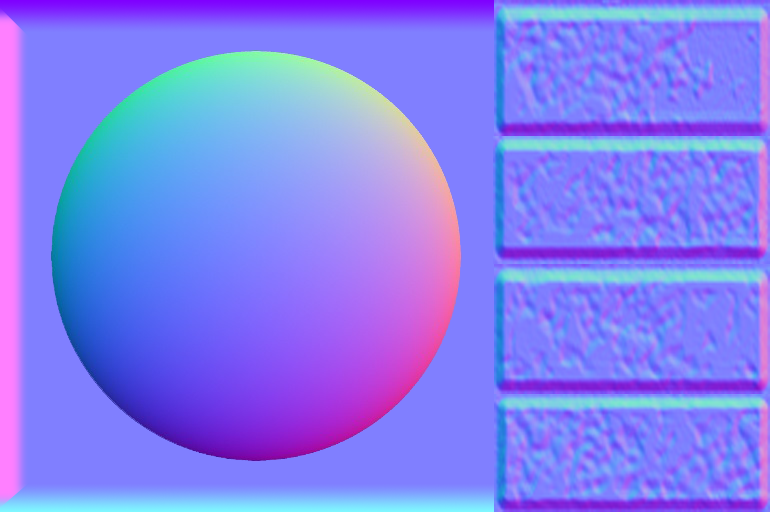
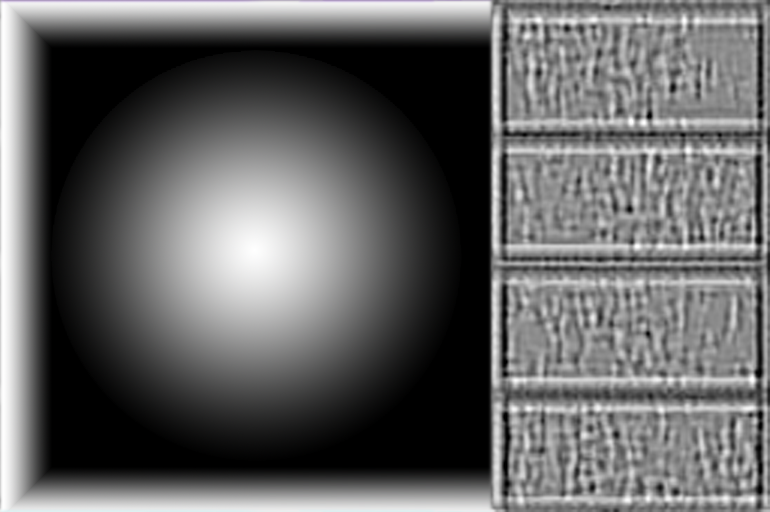
Two versions of the same layered image (770 x 512). Layer-by-layer changes:
added layer "Layer 12" above "Layer 9" over left=0, top=0, right=770, bottom=512
added layer "Layer 9" above "Layer 10" over left=50, top=50, right=462, bottom=462
added layer "Layer 10" above "Layer 7" over left=0, top=0, right=770, bottom=512
